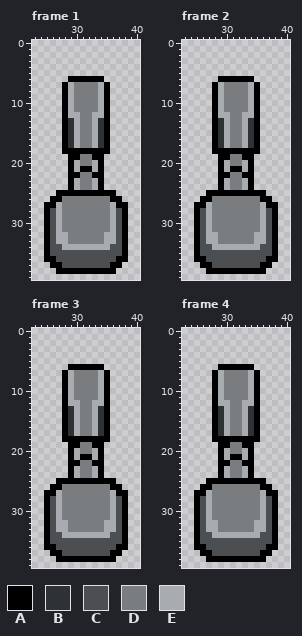
One commit to this pixel-art file: asset/Turret/Turret_lv1.aseprite. The picture above was drawn from the file before the commit.
64x64 pixels, 8 frames. Shown: frame 1: x 23..40, y 0..39; frame 2: x 23..40, y 0..39; frame 3: x 23..40, y 0..39; frame 4: x 23..40, y 0..39. The commit also changed other frames, which this record leaves out.
Palette (. is transparent): A #000000  B #2f3235  C #4c4f52  D #7a7d80  E #a8acb0
After:
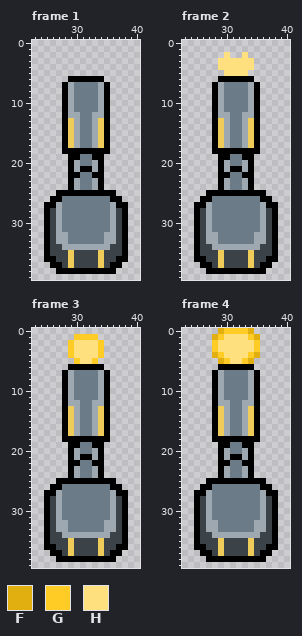
Colours new in this view: F #e1af10  G #ffcb25  H #ffe07e
From old to new:
layer "Turret" added
layer "Fire" added
layer "Layer 2" removed
@@ palette @@
-B #2f3235
+B #efcb59
-C #4c4f52
+C #3b4248
-D #7a7d80
+D #6c7b88
-E #a8acb0
+E #9ea8b0
--- frame 1, layer "Turret"
@@ x 27..36 @@
 34 CEEEEEEEEC
-35 CCCCCCCCCC
-36 CCCCCCCCCC
-37 ACCCCCCCCA
+35 CCBCCCCBCC
+36 CCBCCCCBCC
+37 ACBCCCCBCA
 38 AAAAAAAAAA
--- frame 2, layers "Fire", "Turret"
@@ x 27..36 @@
  1 ..........
- 2 ..........
- 3 ..........
- 4 ..........
- 5 ..........
+ 2 ...H..H...
+ 3 ..HHHHHH..
+ 4 ..HHHHHH..
+ 5 ...HHHH...
  6 ..AAAAAA..
@@ x 27..36 @@
 34 CEEEEEEEEC
-35 CCCCCCCCCC
-36 CCCCCCCCCC
-37 ACCCCCCCCA
+35 CCBCCCCBCC
+36 CCBCCCCBCC
+37 ACBCCCCBCA
 38 AAAAAAAAAA
--- frame 3, layers "Fire", "Turret"
@@ x 27..36 @@
  0 ..........
- 1 ..........
- 2 ..........
- 3 ..........
- 4 ..........
- 5 ..........
+ 1 ...GGGG...
+ 2 ..GHHHHG..
+ 3 ..GHHHHG..
+ 4 ..GHHHHG..
+ 5 ...GHHG...
  6 ..AAAAAA..
@@ x 27..36 @@
 34 CEEEEEEEEC
-35 CCCCCCCCCC
-36 CCCCCCCCCC
-37 ACCCCCCCCA
+35 CCBCCCCBCC
+36 CCBCCCCBCC
+37 ACBCCCCBCA
 38 AAAAAAAAAA
--- frame 4, layers "Fire", "Turret"
@@ x 26..37 @@
- 0 ............
- 1 ............
- 2 ............
- 3 ............
- 4 ............
- 5 ............
+ 0 ...FGGGGF...
+ 1 ..FGHHHHGF..
+ 2 ..GHHHHHHG..
+ 3 ..GHHHHHHG..
+ 4 ..FGHHHHGF..
+ 5 ...FGHHGF...
  6 ...AAAAAA...
@@ x 27..36 @@
 34 CEEEEEEEEC
-35 CCCCCCCCCC
-36 CCCCCCCCCC
-37 ACCCCCCCCA
+35 CCBCCCCBCC
+36 CCBCCCCBCC
+37 ACBCCCCBCA
 38 AAAAAAAAAA
